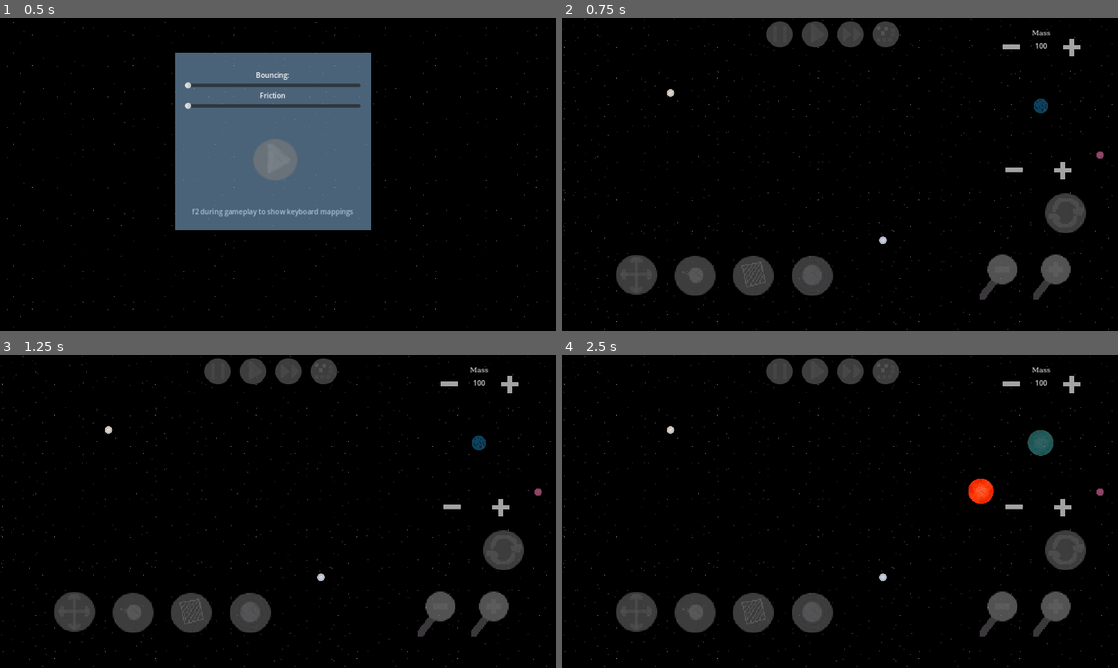
Above: before the commit, frames 1-4 (two rows, left to right).
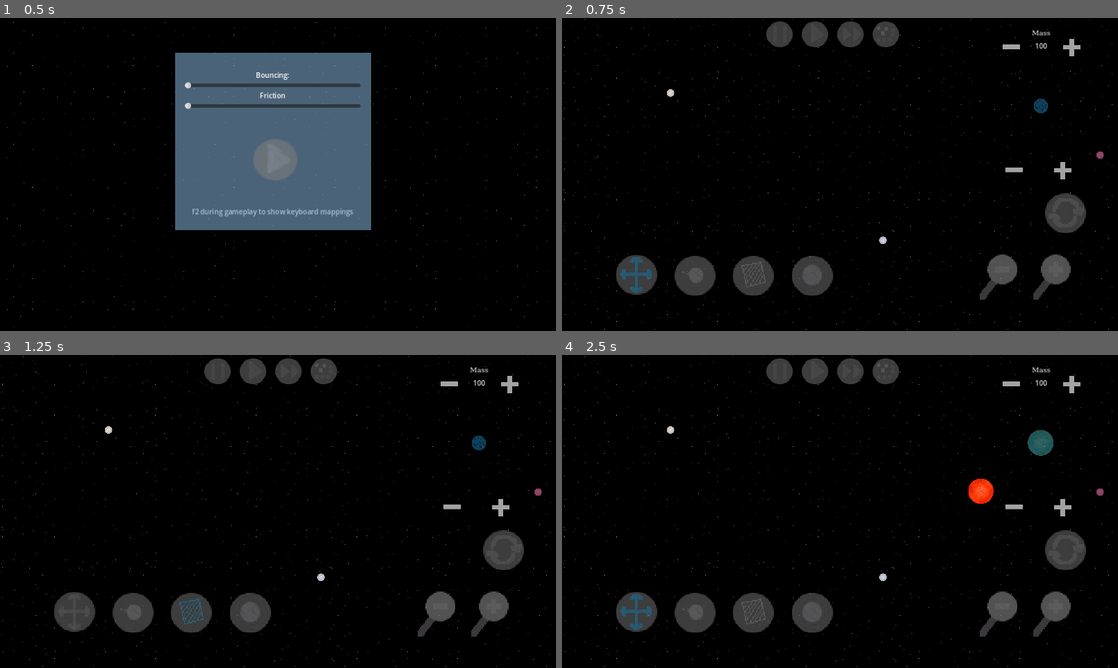
Above: after the commit, the same moments.

Repository: ArielLeiva/SimulacionGravitacional
Game: Godot game, scene res://scenes/main_menu.tscn
Two runs of this game, one before a commit and one after it. Both use one fixed random seed, a clock stepped at 60 frames per second and the inputs below. Sound files missing from this copy of the repository are replaced by a short silence.
Inputs (mouse positions are in pixels of both pictures, inside the frame that each line leads up to):
- Up to frame 1 (0.5 s): no input
- Up to frame 2 (0.75 s): tap Enter (start_game) at 0.5 s; move the mouse to (962, 158) at 0.52 s; hold F (fast_forward) from 0.53 s (still down); hold 1 (drag_mode) from 0.53 s (still down); click (962, 158) at 0.67 s
- Up to frame 3 (1.25 s): keep holding F (fast_forward); keep holding 1 (drag_mode); tap 3 (select_mode) at 0.8 s
- Up to frame 4 (2.5 s): release F (fast_forward) at 1.25 s; release 1 (drag_mode) at 1.25 s; tap R (restart_scene) at 1.25 s; drag from (728, 527) to (840, 511) at 1.27 s; move the mouse to (895, 442) at 2.02 s; hold F (fast_forward) from 2.03 s (still down); hold 2 (spawn_mode) from 2.03 s (still down); tap 1 (drag_mode) at 2.3 s

Frame 1 is identical in both runs. In frame 2, 0.2% of the frame differs, in the area x 10-17%, y 76-88%; in frame 3, 0.1%; in frame 4, 0.2%.

Commit message:
Agregadas texturas de botones presionados

Diff:
--- a/scenes/UI.tscn
+++ b/scenes/UI.tscn
@@ -6,16 +6,23 @@
 [ext_resource type="Texture2D" uid="uid://c7agfl815n7ih" path="res://assets/general/less.png" id="4_clikr"]
 [ext_resource type="Texture2D" uid="uid://cdum2p75dfjt7" path="res://assets/general/default.png" id="5_bym3p"]
 [ext_resource type="Script" path="res://scripts/prev.gd" id="6_n75wi"]
+[ext_resource type="Script" path="res://scripts/buttons/modes.gd" id="7_0kdyx"]
 [ext_resource type="Texture2D" uid="uid://d32xer1lp26hf" path="res://assets/modes/select_button_normal.png" id="7_lfnth"]
+[ext_resource type="Texture2D" uid="uid://b2nx2qds4bpov" path="res://assets/modes/select_button_pressed.png" id="8_25h8f"]
 [ext_resource type="Texture2D" uid="uid://cp6knslc6tevq" path="res://assets/modes/drag_mode_button.png" id="8_ixsps"]
 [ext_resource type="Texture2D" uid="uid://kmlosf2lw571" path="res://assets/modes/reset_button.png" id="9_dj6kr"]
+[ext_resource type="Script" path="res://scripts/buttons/select_button.gd" id="9_du6lf"]
+[ext_resource type="Texture2D" uid="uid://wsm41kqukudw" path="res://assets/modes/drag_mode_button_pressed.png" id="9_nwlg6"]
 [ext_resource type="Texture2D" uid="uid://dwx0226m8ncew" path="res://assets/modes/spawn_balls.png" id="10_2aj5e"]
 [ext_resource type="Script" path="res://scripts/gravity.gd" id="10_ipmjs"]
 [ext_resource type="Texture2D" uid="uid://cnkqdfknsiuln" path="res://assets/general/trash_can.png" id="11_1fwph"]
+[ext_resource type="Texture2D" uid="uid://desd3yln2o73b" path="res://assets/modes/spawn_balls_pressed.png" id="11_1g617"]
 [ext_resource type="Texture2D" uid="uid://dg7sw5lektam4" path="res://assets/general/zoom_out.png" id="12_unl2f"]
+[ext_resource type="Script" path="res://scripts/buttons/drag_mode.gd" id="12_uydsd"]
 [ext_resource type="Texture2D" uid="uid://nt4k0aleo030" path="res://assets/general/zoom_in.png" id="13_wrd8b"]
 [ext_resource type="Texture2D" uid="uid://d2uwfe7q1h5m1" path="res://assets/modes/gravity_button.png" id="14_vssui"]
 [ext_resource type="Texture2D" uid="uid://dmggqbt6qeg1l" path="res://assets/modes/gravity_button_pressed.png" id="15_pam3s"]
+[ext_resource type="Script" path="res://scripts/buttons/spawn_balls.gd" id="15_uho6g"]
 [ext_resource type="Texture2D" uid="uid://bhln8cgnp6rn2" path="res://assets/modes/follow_button.png" id="17_m45qu"]
 [ext_resource type="Texture2D" uid="uid://b31lork5j8sdw" path="res://assets/modes/follow_button_pressed.png" id="18_jrsj2"]
 [ext_resource type="Script" path="res://scripts/follow_button.gd" id="19_ac2ot"]
@@ -3221,6 +3228,27 @@
 process_mode = 3
 position = Vector2(-556, 584)
 scale = Vector2(2, 2)
+script = ExtResource("7_0kdyx")
+
+[node name="drag_mode" type="TouchScreenButton" parent="VBoxContainer/modes"]
+modulate = Color(1, 1, 1, 0.501961)
+texture_filter = 1
+position = Vector2(-194, -25)
+scale = Vector2(1.275, 1.35)
+texture_normal = ExtResource("8_ixsps")
+texture_pressed = ExtResource("9_nwlg6")
+action = "drag_mode"
+script = ExtResource("12_uydsd")
+
+[node name="spawn_balls" type="TouchScreenButton" parent="VBoxContainer/modes"]
+modulate = Color(1, 1, 1, 0.501961)
+texture_filter = 1
+position = Vector2(-126.5, -24.0064)
+scale = Vector2(1.275, 1.35)
+texture_normal = ExtResource("10_2aj5e")
+texture_pressed = ExtResource("11_1g617")
+action = "spawn_mode"
+script = ExtResource("15_uho6g")
 
 [node name="select" type="TouchScreenButton" parent="VBoxContainer/modes"]
 modulate = Color(1, 1, 1, 0.501961)
@@ -3228,15 +3256,9 @@
 position = Vector2(-59.5, -24.0064)
 scale = Vector2(1.275, 1.35)
 texture_normal = ExtResource("7_lfnth")
+texture_pressed = ExtResource("8_25h8f")
 action = "select_mode"
-
-[node name="drag_mode" type="TouchScreenButton" parent="VBoxContainer/modes"]
-modulate = Color(1, 1, 1, 0.501961)
-texture_filter = 1
-position = Vector2(-194, -25)
-scale = Vector2(1.275, 1.35)
-texture_normal = ExtResource("8_ixsps")
-action = "drag_mode"
+script = ExtResource("9_du6lf")
 
 [node name="reset_buton" type="TouchScreenButton" parent="VBoxContainer/modes"]
 modulate = Color(1, 1, 1, 0.501961)
@@ -3245,14 +3267,6 @@
 scale = Vector2(1.275, 1.35)
 texture_normal = ExtResource("9_dj6kr")
 action = "restart_scene"
-
-[node name="spawn_balls" type="TouchScreenButton" parent="VBoxContainer/modes"]
-modulate = Color(1, 1, 1, 0.501961)
-texture_filter = 1
-position = Vector2(-126.5, -24.0064)
-scale = Vector2(1.275, 1.35)
-texture_normal = ExtResource("10_2aj5e")
-action = "spawn_mode"
 
 [node name="trash_can" type="TouchScreenButton" parent="VBoxContainer/modes"]
 visible = false
@@ -3514,6 +3528,9 @@
 
 [connection signal="visibility_changed" from="." to="." method="_on_visibility_changed"]
 [connection signal="text_submitted" from="VBoxContainer/mass_counter" to="." method="_on_line_edit_text_submitted"]
+[connection signal="mode_changed" from="VBoxContainer/modes" to="VBoxContainer/modes/select" method="_on_modes_mode_changed"]
+[connection signal="mode_changed" from="VBoxContainer/modes" to="VBoxContainer/modes/drag_mode" method="_on_modes_mode_changed"]
+[connection signal="mode_changed" from="VBoxContainer/modes" to="VBoxContainer/modes/spawn_balls" method="_on_modes_mode_changed"]
 [connection signal="pressed" from="VBoxContainer/modes/gravity" to="VBoxContainer/modes/gravity" method="_on_pressed"]
 [connection signal="pressed" from="VBoxContainer/modes/follow" to="VBoxContainer/modes/follow" method="_on_pressed"]
 [connection signal="visibility_changed" from="VBoxContainer/modes/follow" to="VBoxContainer/modes/follow" method="_on_visibility_changed"]
--- /dev/null
+++ b/scripts/buttons/drag_mode.gd
@@ -0,0 +1,14 @@
+extends TouchScreenButton
+
+@onready var texture_idle = texture_normal
+var active: bool = false
+
+func set_texture():
+	if active:
+		texture_normal = texture_pressed
+	else:
+		texture_normal = texture_idle
+
+func _on_modes_mode_changed():
+	active = glob.mode == glob.states.DRAG_MODE
+	set_texture()
--- /dev/null
+++ b/scripts/buttons/modes.gd
@@ -0,0 +1,7 @@
+extends CanvasGroup
+
+signal mode_changed
+
+func _unhandled_input(event):
+	if event.is_action_pressed("drag_mode") or event.is_action_pressed("select_mode") or event.is_action_pressed("spawn_mode"):
+		emit_signal("mode_changed")
--- /dev/null
+++ b/scripts/buttons/select_button.gd
@@ -0,0 +1,14 @@
+extends TouchScreenButton
+
+@onready var texture_idle = texture_normal
+var active: bool = false
+
+func set_texture():
+	if active:
+		texture_normal = texture_pressed
+	else:
+		texture_normal = texture_idle
+
+func _on_modes_mode_changed():
+	active = glob.mode == glob.states.SELECT_MODE
+	set_texture()
--- /dev/null
+++ b/scripts/buttons/spawn_balls.gd
@@ -0,0 +1,17 @@
+extends TouchScreenButton
+
+@onready var texture_idle = texture_normal
+var active: bool = true
+
+func _ready():
+	set_texture()
+
+func set_texture():
+	if active:
+		texture_normal = texture_pressed
+	else:
+		texture_normal = texture_idle
+
+func _on_modes_mode_changed():
+	active = glob.mode == glob.states.SPAWN_MODE
+	set_texture()
Binary file added: assets/modes/drag_mode_button_pressed.png
Not shown, added: assets/modes/drag_mode_button_pressed.png.import
Binary file added: assets/modes/select_button_pressed.png
Not shown, added: assets/modes/select_button_pressed.png.import
Binary file added: assets/modes/spawn_balls_pressed.png
Not shown, added: assets/modes/spawn_balls_pressed.png.import
Not shown: 1 places in scenes/UI.tscn that only renumber resources
Not shown, added: assets/select_button_pressedxcf.xcf
Not shown, changed: assets/spawn_balls.xcf
